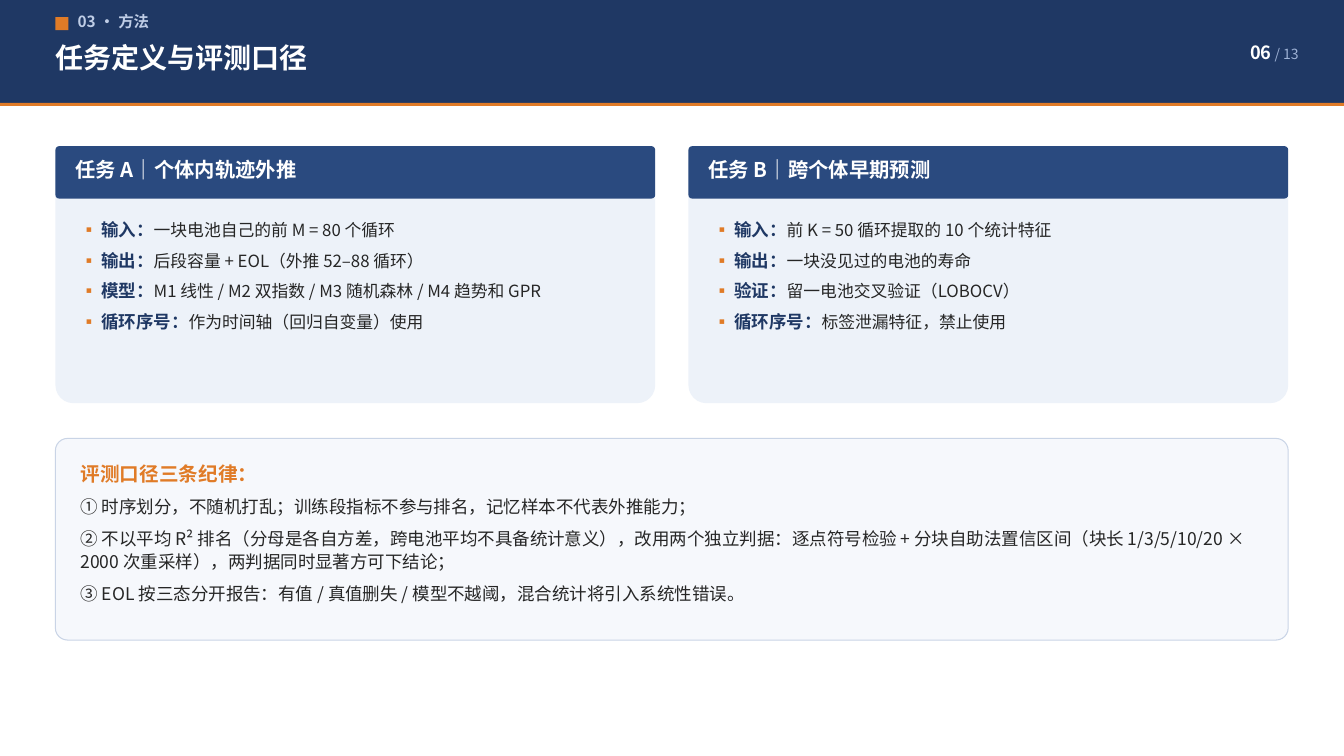
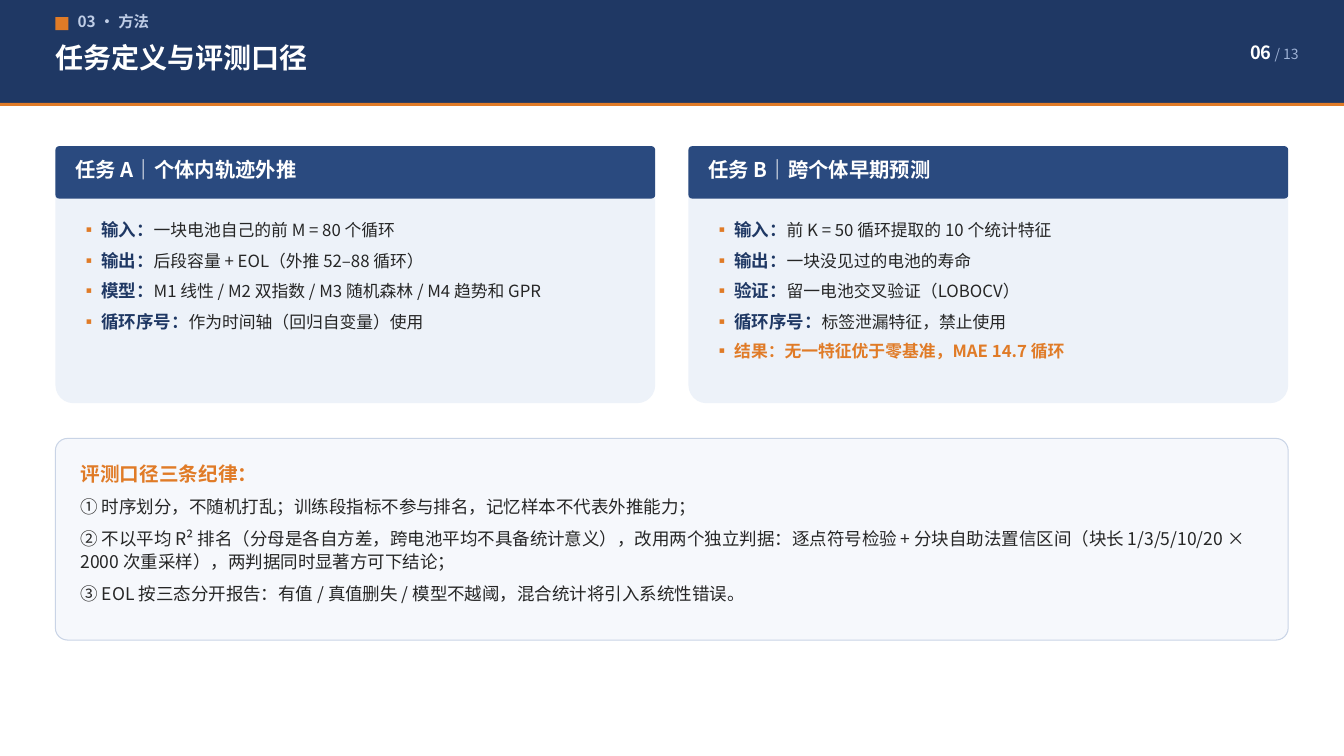
Before and after one commit to Tony-Stank-shift/battery-and-span-prediction, a slide deck: slide 6 of report/20_题3_黄锦添_v3.pptx. Drawn at 1344x756 pixels with LibreOffice and Linux fonts; fonts in the diff are those of the drawing. Boxes give left, top, right and bottom in pixels: in the first picture for what was removed or moved away, otherwise in the second. Text is boxed around its words. In the diff, an @@ line names an element or a change of style, - is before the commit and + after.

Commit message:
ppt: 第 6 页任务 B 卡片补结果行（无一特征优于零基准），同步备注与逐字稿

```diff
--- a/report/20_题3_黄锦添_v3.pptx
+++ b/report/20_题3_黄锦添_v3.pptx
@@ text at <box>734,342,1065,359</box>: paragraph added @@
+▪ 结果：无一特征优于零基准，MAE 14.7 循环
```
Also in this commit, not shown: 1 other file.
